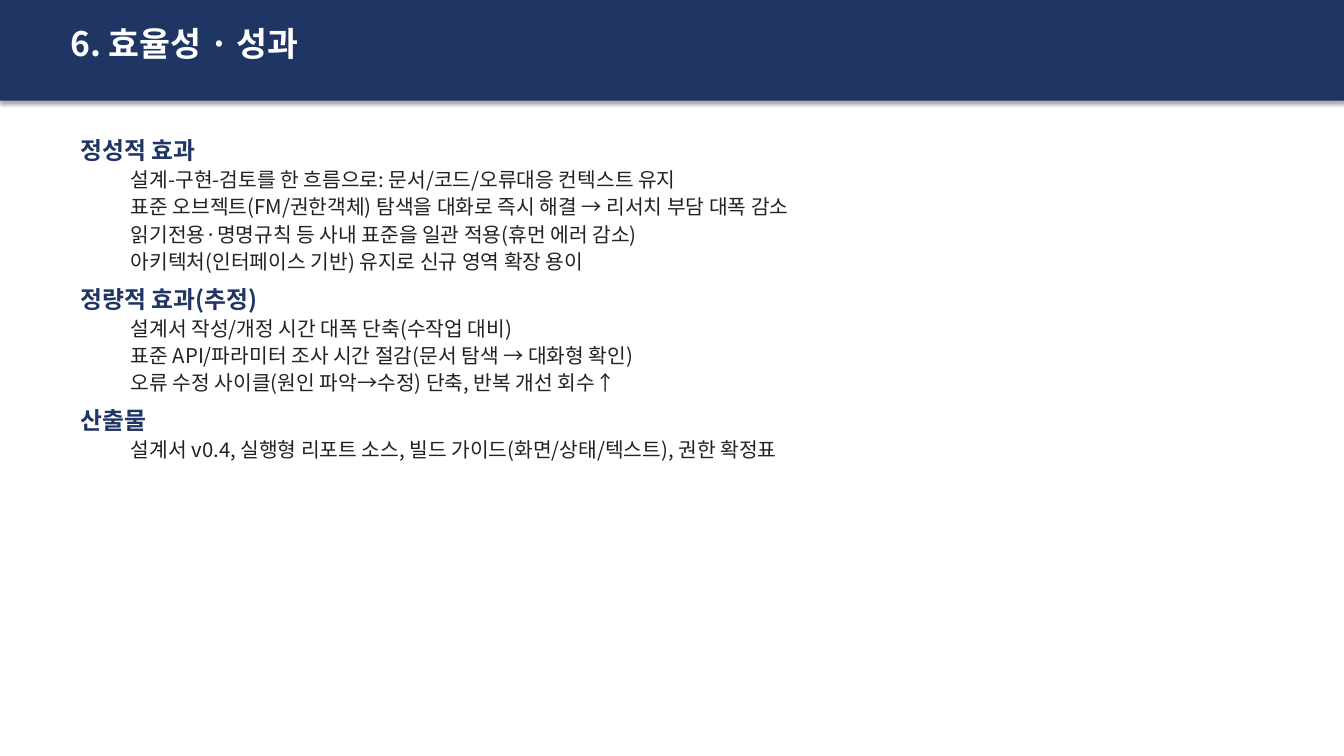
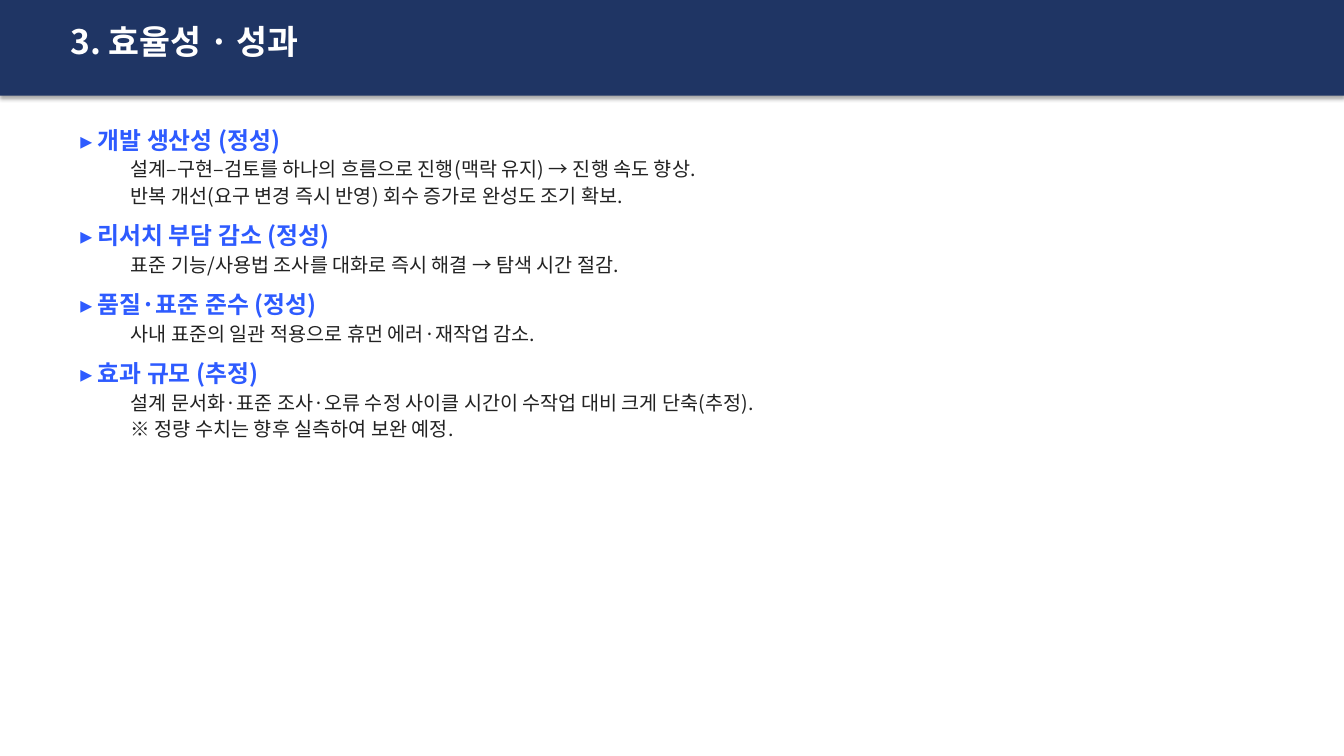
Before and after one commit to hyosungitx00/AI, a slide deck: slide 4 of docs/report/Y_OPS_MONITOR_V2_발표자료.pptx (slide 8 before the commit). Drawn at 1344x756 pixels with LibreOffice and Linux fonts; fonts in the diff are those of the drawing. Boxes give left, top, right and bottom in pixels: in the first picture for what was removed or moved away, otherwise in the second. Text is boxed around its words. In the diff, an @@ line names an element or a change of style, - is before the commit and + after.

```diff
--- a/docs/report/Y_OPS_MONITOR_V2_발표자료.pptx
+++ b/docs/report/Y_OPS_MONITOR_V2_발표자료.pptx
@@ rectangle: place and size @@
-rectangle at bbox=[0, 0, 1344, 101]
+rectangle at bbox=[0, 0, 1344, 96]
@@ text at bbox=[70, 26, 299, 57]: text changed @@
-6. 효율성 · 성과
+3. 효율성 · 성과
@@ text at bbox=[98, 129, 753, 438]: text changed; size 14.5 to 14 pt @@
-정성적 효과
-  설계-구현-검토를 한 흐름으로: 문서/코드/오류대응 컨텍스트 유지
-  표준 오브젝트(FM/권한객체) 탐색을 대화로 즉시 해결 → 리서치 부담 대폭 감소
-  읽기전용·명명규칙 등 사내 표준을 일관 적용(휴먼 에러 감소)
-  아키텍처(인터페이스 기반) 유지로 신규 영역 확장 용이
-정량적 효과(추정)
-  설계서 작성/개정 시간 대폭 단축(수작업 대비)
-  표준 API/파라미터 조사 시간 절감(문서 탐색 → 대화형 확인)
-  오류 수정 사이클(원인 파악→수정) 단축, 반복 개선 회수↑
-산출물
-  설계서 v0.4, 실행형 리포트 소스, 빌드 가이드(화면/상태/텍스트), 권한 확정표
+▸ 개발 생산성 (정성)
+  설계–구현–검토를 하나의 흐름으로 진행(맥락 유지) → 진행 속도 향상.
+  반복 개선(요구 변경 즉시 반영) 회수 증가로 완성도 조기 확보.
+▸ 리서치 부담 감소 (정성)
+  표준 기능/사용법 조사를 대화로 즉시 해결 → 탐색 시간 절감.
+▸ 품질·표준 준수 (정성)
+  사내 표준의 일관 적용으로 휴먼 에러·재작업 감소.
+▸ 효과 규모 (추정)
+  설계 문서화·표준 조사·오류 수정 사이클 시간이 수작업 대비 크게 단축(추정).
+  ※ 정량 수치는 향후 실측하여 보완 예정.
```
Also in this commit, not shown: 3 other slides changed, 1 slide added, 6 slides removed, 3 other files.
